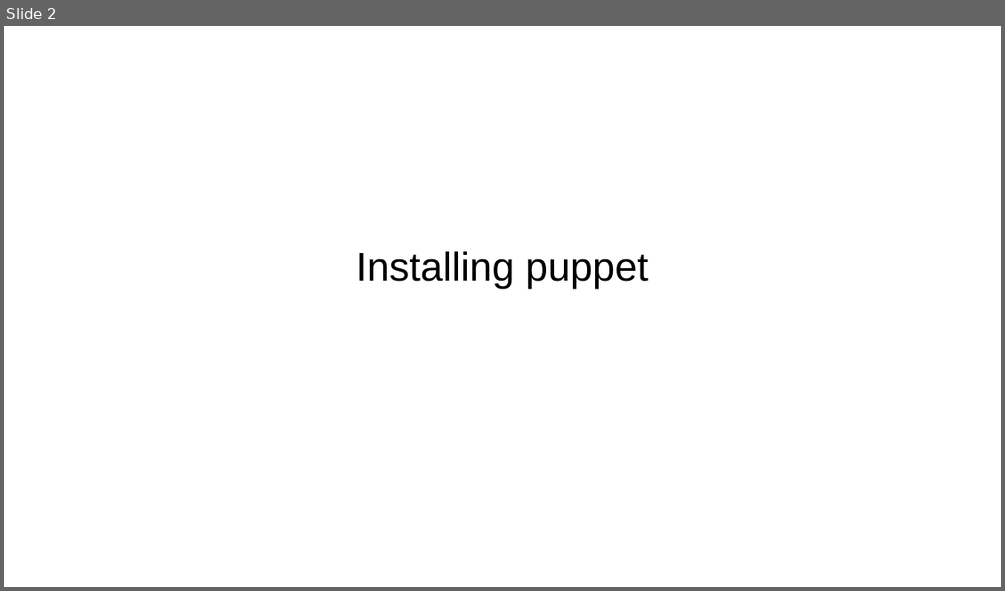
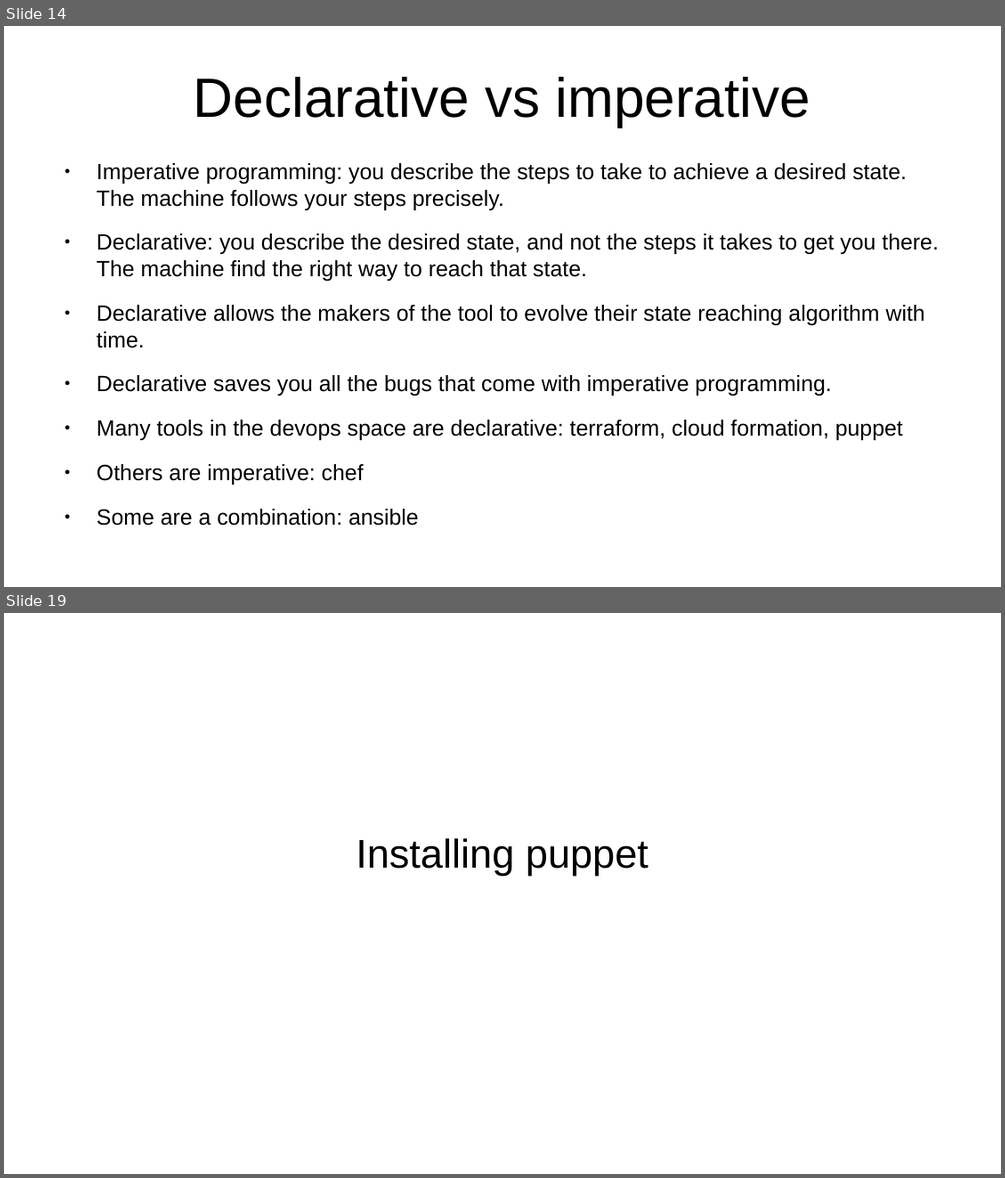
Before and after one commit to veltzer/teaching-puppet, a slide deck: slides.odp. Shown one above the other, each under a label of ours: slide 2 before the commit, slides 14 and 19 after it; the slides between them are not shown. The pictures are 1005x591 and 1005x1178 pixels, drawn with LibreOffice and Linux fonts; fonts in the diff are those of the drawing. Boxes give left, top, right and bottom in pixels: in the first picture for what was removed or moved away, otherwise in the second. Text is boxed around its words. In the diff, an @@ line names an element or a change of style, - is before the commit and + after.

```diff
--- a/slides.odp
+++ b/slides.odp
@@ slide 14 added at (4,26,1001,587), background #FFFFFF @@
@@ title added at (194,77,810,127), 44 pt, text #000000 @@
+Declarative vs imperative
@@ text added at (97,163,938,484), 17.6 pt, text #000000 @@
+● Imperative programming: you describe the steps to take to achieve a desired state. The machine follows your steps precisely.
+● Declarative: you describe the desired state, and not the steps it takes to get you there. The machine find the right way to reach that state.
+● Declarative allows the makers of the tool to evolve their state reaching algorithm with time.
+● Declarative saves you all the bugs that come with imperative programming.
+● Many tools in the devops space are declarative: terraform, cloud formation, puppet
+● Others are imperative: chef
+● Some are a combination: ansible
@@ what was slide 2 is now slide 19 @@
```
Also in this commit, not shown: 1 slide changed, 19 other slides added, 11 other files.
